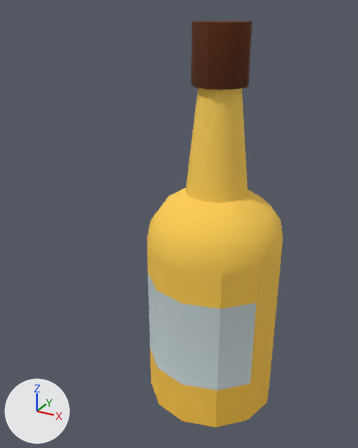
A saved change to the FBX model Assets/Models/Environment/meshes/bichos/botella_001.fbx.
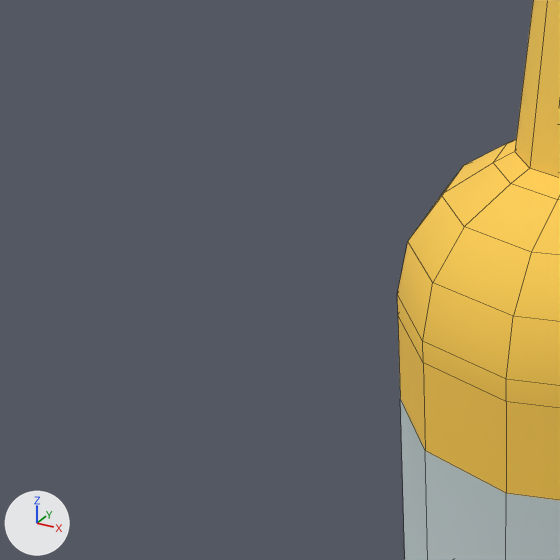
There are two pictures of each version: one whole from a 50 mm lens placed at (-3.26, -0.768, 0.737), pointed at (-3.68, -0.004, 0.355), one close up on the part from 5% to 56% of the width and 32% to 73% of the height. The lights are fixed; the arrows at lower left show +X, +Y and +Z. The close-ups show mesh edges as thin lines. Where no turn or scale is listed for an object, it has been applied to the vertices.

The first close-up shows 'botella.001'.
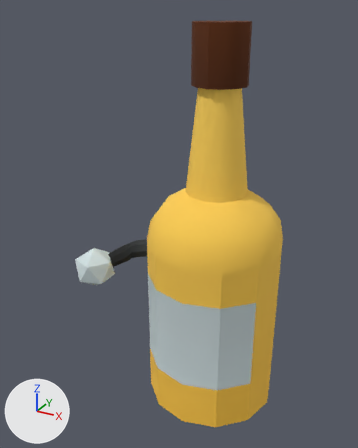
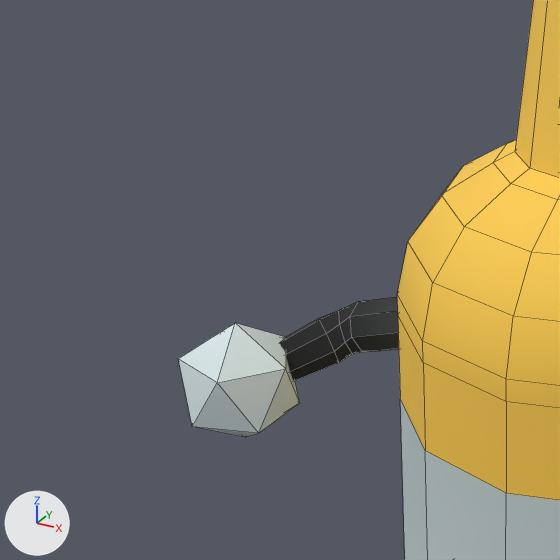
Where the change shows, as pixel boxes (x1, y1, x2, y2) in the close-ups (560 x 560 px):
'botella.001', reshaped: before (397, 0, 560, 560); after (178, 0, 560, 560)
part 1 of me_botella_002, added: after (178, 323, 300, 437)
part 2 of me_botella_002, added (black): after (279, 297, 399, 381)

What changed in the scene script:
```text
Change me_botella_002:
    used by ob_botella_001; location = (-3.6057, 0.0, 0.0)
    remove me_botella_002.from_pydata(...)  # 144 vertices, 134 faces; spans x -0.127..0.127, y -0.127..0.127, z 0.002..0.715
    add me_botella_002.from_pydata(...)  # 196 vertices, 188 faces; spans x -0.269..0.127, y -0.127..0.127, z 0.002..0.715
    me_botella_002 part 1: a new loose piece, an icosphere of 20 faces spanning x -0.269..-0.192, y -0.109..-0.035, z 0.211..0.297, in mat_all (picture img_pallete_texture_png)
    me_botella_002 part 2: a new loose piece of 40 vertices spanning x -0.225..-0.086, y -0.061..0.007, z 0.246..0.326, in mat_all (picture img_pallete_texture_png)
```
